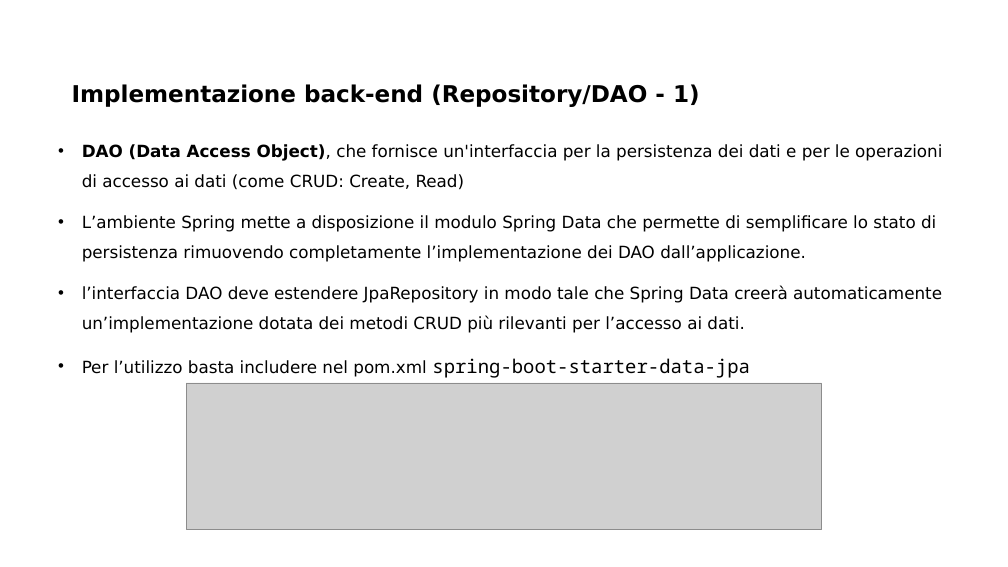
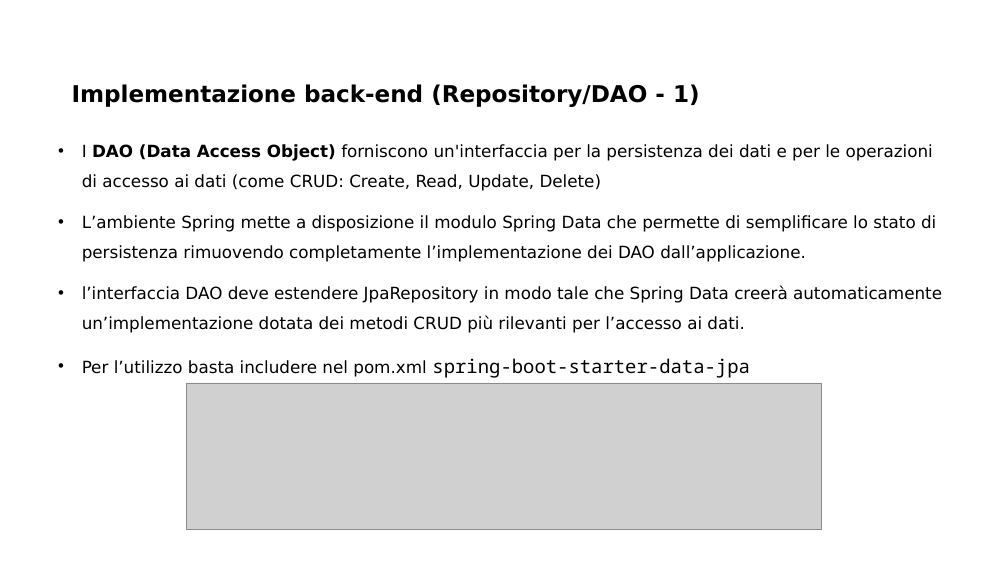
Before and after one commit to And97/myportfolio, a slide deck: slide 17 of documentazione/Presentazione SWAM.pptx. Drawn at 1008x567 pixels with LibreOffice and Linux fonts; fonts in the diff are those of the drawing; grey boxes stand for pictures; background and template pictures are left out. Boxes give left, top, right and bottom in pixels: in the first picture for what was removed or moved away, otherwise in the second. Text is boxed around its words. In the diff, an @@ line names an element or a change of style, - is before the commit and + after.

```diff
--- a/documentazione/Presentazione SWAM.pptx
+++ b/documentazione/Presentazione SWAM.pptx
@@ text at (x1=82, y1=144, x2=933, y2=191): text changed @@
-• DAO (Data Access Object), che fornisce un'interfaccia per la persistenza dei dati e per le operazioni di accesso ai dati (come CRUD: Create, Read)
+• I DAO (Data Access Object) forniscono un'interfaccia per la persistenza dei dati e per le operazioni di accesso ai dati (come CRUD: Create, Read, Update, Delete)
```
Also in this commit, not shown: 13 other slides changed, 1 slide added, 4 other files.
